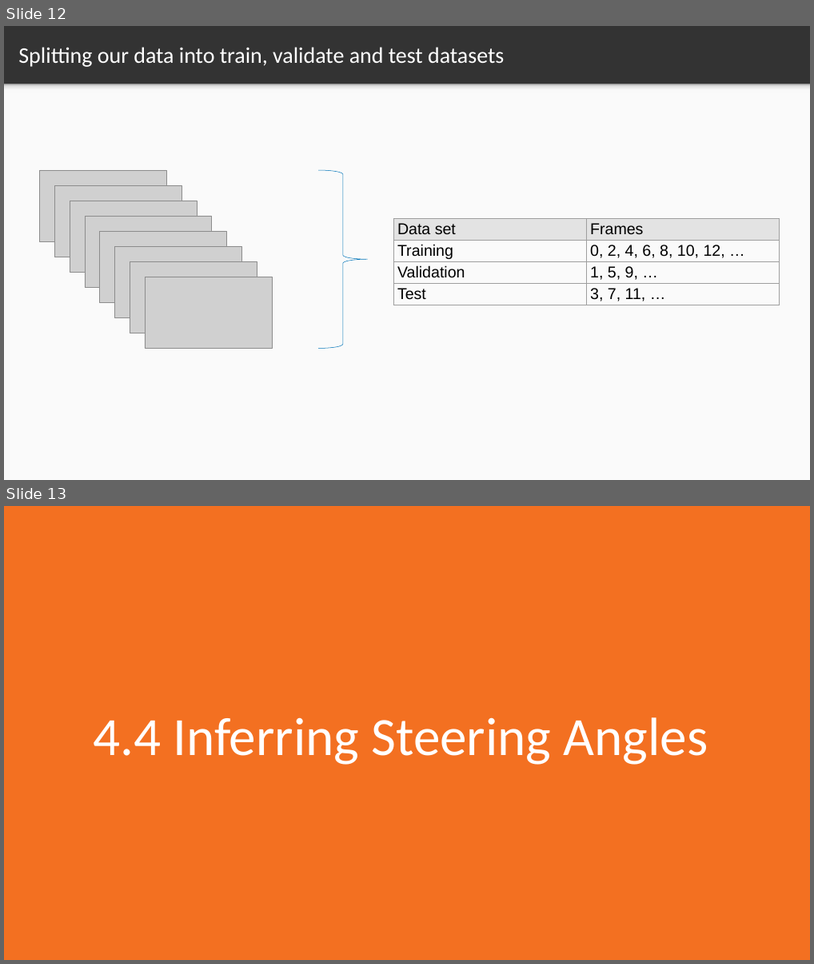
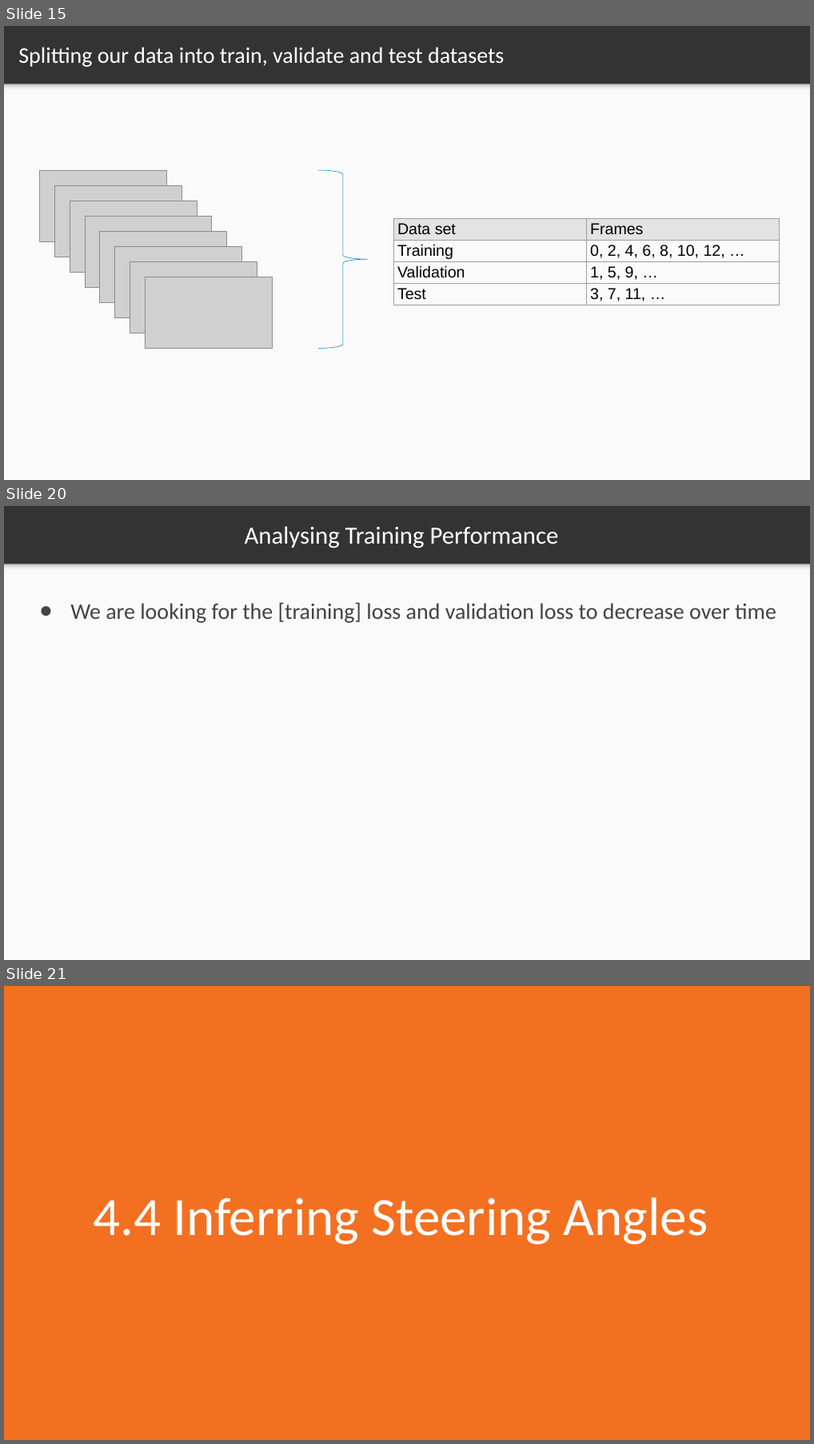
Before and after one commit to markstrefford/1.-Learning-Python-AI-by-Example, a slide deck: 4. Predicting the steering angle of a car/Slides/4.1.pptx. Shown one above the other, each under a label of ours: slides 12 and 13 before the commit, slides 15, 20 and 21 after it; the slides between them are not shown. The pictures are 814x964 and 814x1444 pixels, drawn with LibreOffice and Linux fonts; fonts in the diff are those of the drawing; grey boxes stand for pictures. Boxes give left, top, right and bottom in pixels: in the first picture for what was removed or moved away, otherwise in the second. Text is boxed around its words. In the diff, an @@ line names an element or a change of style, - is before the commit and + after.

```diff
--- a/4. Predicting the steering angle of a car/Slides/4.1.pptx
+++ b/4. Predicting the steering angle of a car/Slides/4.1.pptx
@@ slide 20 added at box(4, 506, 810, 960), background #333333; not listed: 2 template elements that a slide beside it also shows @@
@@ title added at box(245, 526, 559, 548), 44 pt, text #FFFFFF @@
+Analysing Training Performance
@@ text added at box(70, 602, 777, 623), 40 pt, text #434343 @@
+● We are looking for the [training] loss and validation loss to decrease over time
@@ what was slide 12 is now slide 15 @@
@@ what was slide 13 is now slide 21 @@
```
Also in this commit, not shown: 3 slides changed, 7 other slides added.
